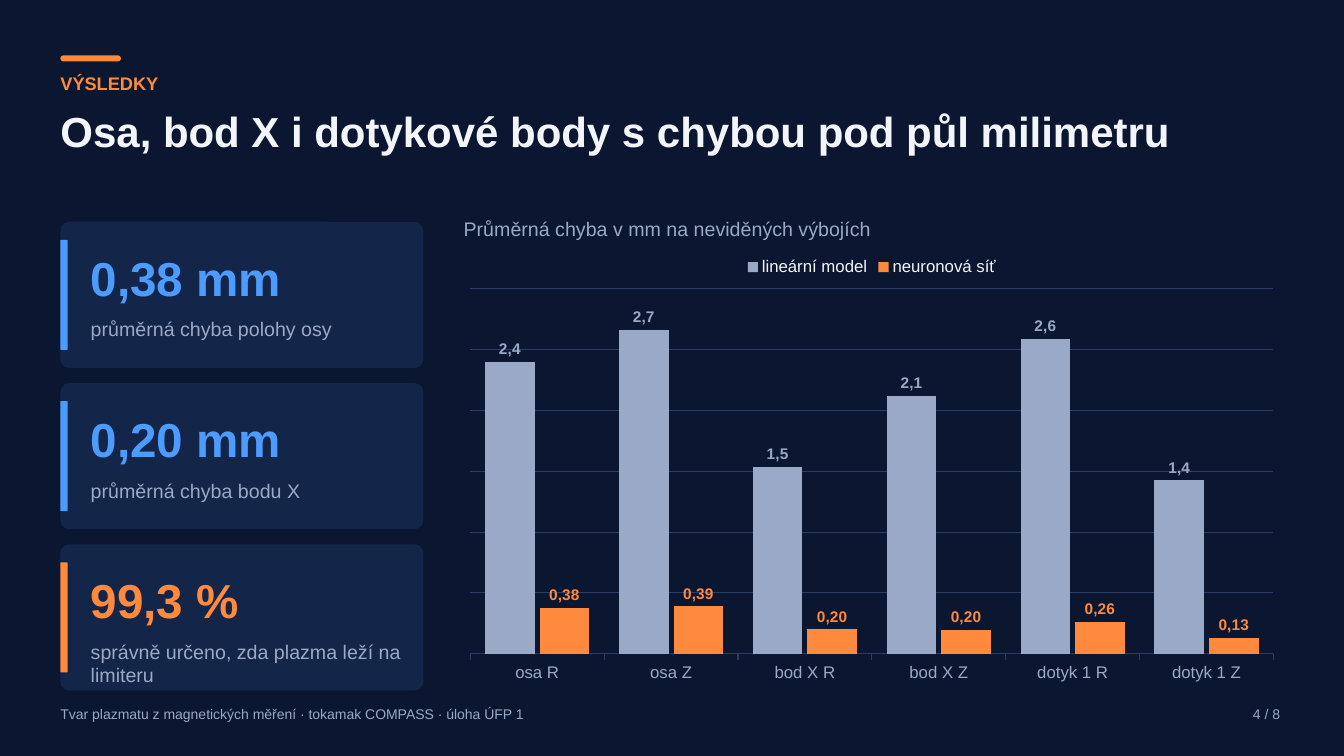
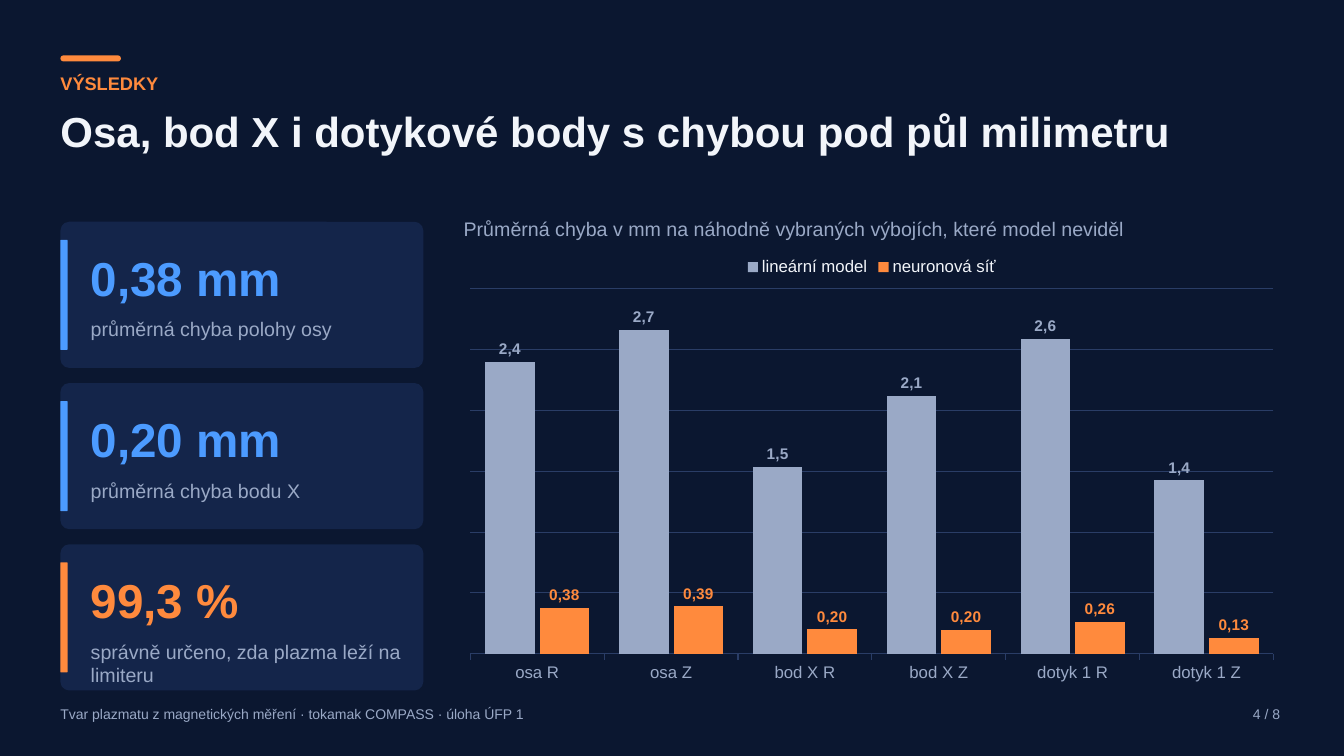
Before and after one commit to mschiller890/hackathon, a slide deck: slide 4 of presentation/deck/slides.pptx. Drawn at 1344x756 pixels with LibreOffice and Linux fonts; fonts in the diff are those of the drawing. Boxes give left, top, right and bottom in pixels: in the first picture for what was removed or moved away, otherwise in the second. Text is boxed around its words. In the diff, an @@ line names an element or a change of style, - is before the commit and + after.

```diff
--- a/presentation/deck/slides.pptx
+++ b/presentation/deck/slides.pptx
@@ text at bbox=[464, 221, 1123, 240]: text changed @@
-Průměrná chyba v mm na neviděných výbojích
+Průměrná chyba v mm na náhodně vybraných výbojích, které model neviděl
```
Also in this commit, not shown: 3 other slides changed, 1 other file.
